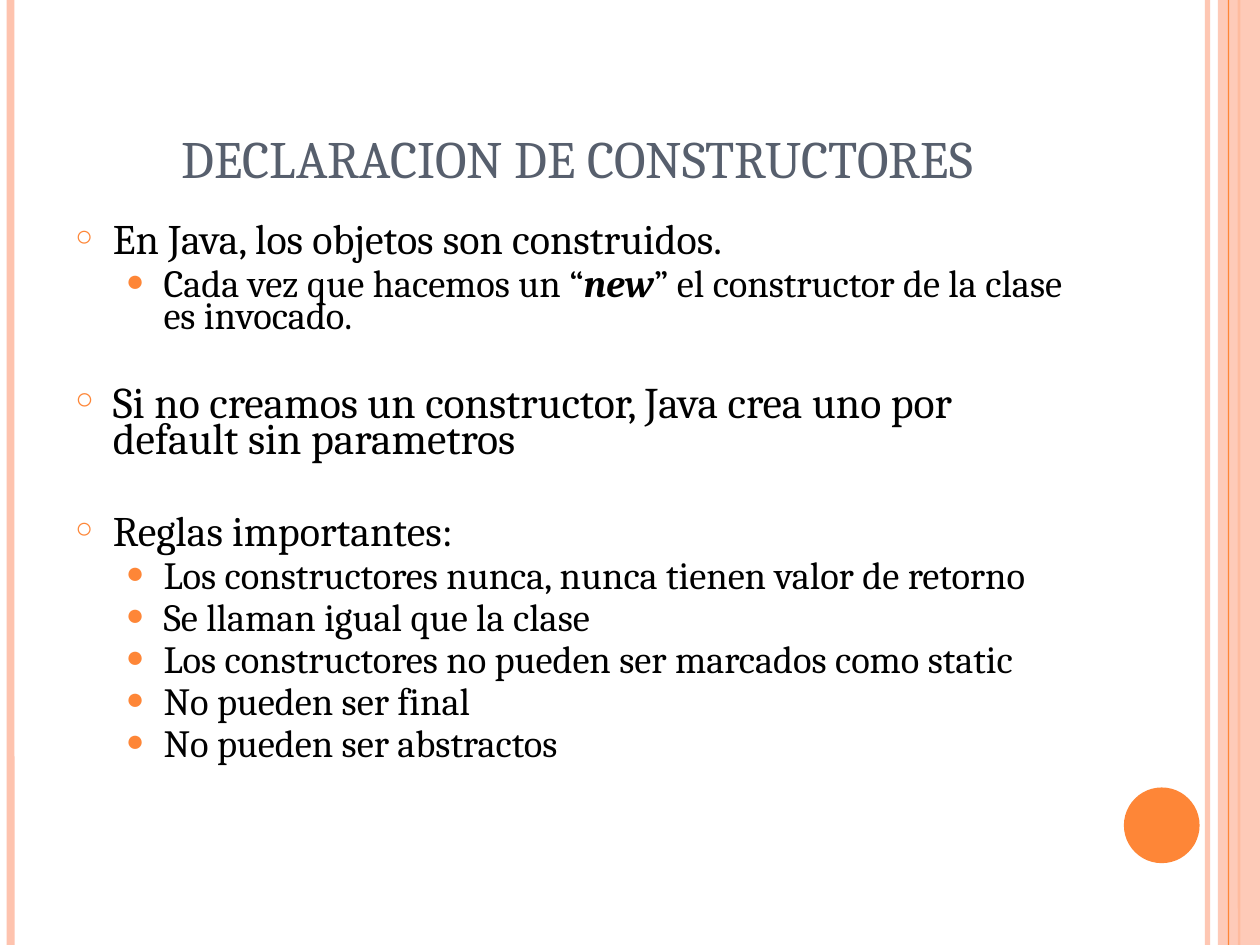
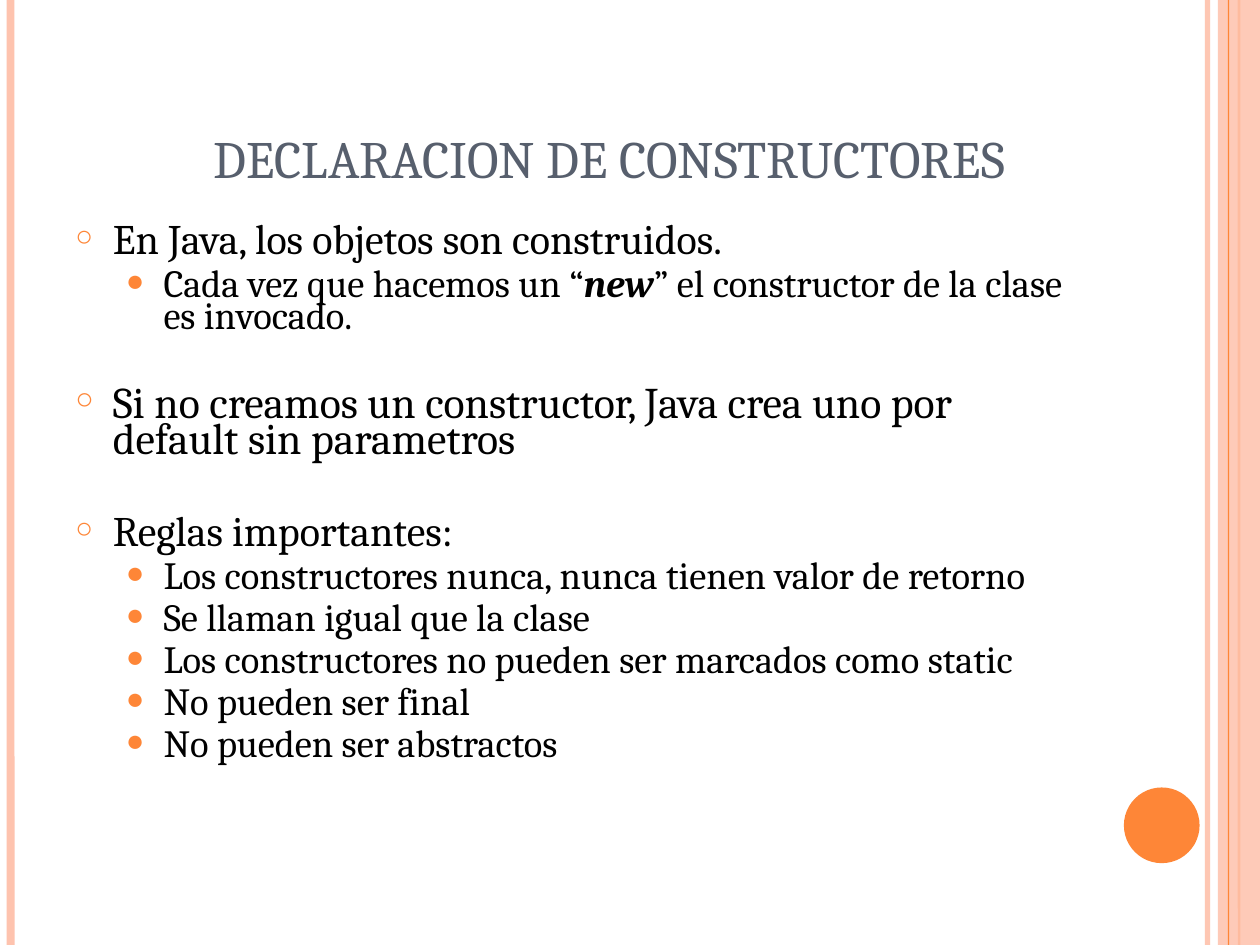
Before and after one commit to alexcaiza/java-clearminds, a slide deck: slide 2 of semanas/Semana1/SCJP-Semana1-Dia3.ppt. Drawn at 1260x945 pixels with LibreOffice and Linux fonts; fonts in the diff are those of the drawing. Boxes give left, top, right and bottom in pixels: in the first picture for what was removed or moved away, otherwise in the second. Text is boxed around its words. In the diff, an @@ line names an element or a change of style, - is before the commit and + after.

```diff
--- a/semanas/Semana1/SCJP-Semana1-Dia3.ppt
+++ b/semanas/Semana1/SCJP-Semana1-Dia3.ppt
@@ title "DECLARACION DE CONSTRUCTORES" moved from (x1=182, y1=142, x2=973, y2=179) to (x1=213, y1=142, x2=1005, y2=179) @@
```
Also in this commit, not shown: 1 other slide changed, 17 other files.
